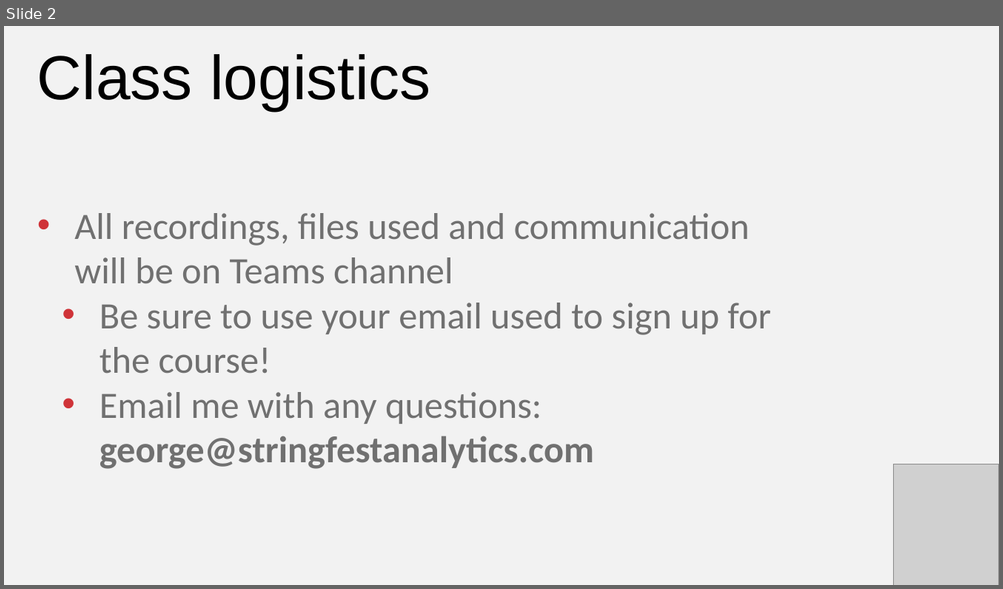
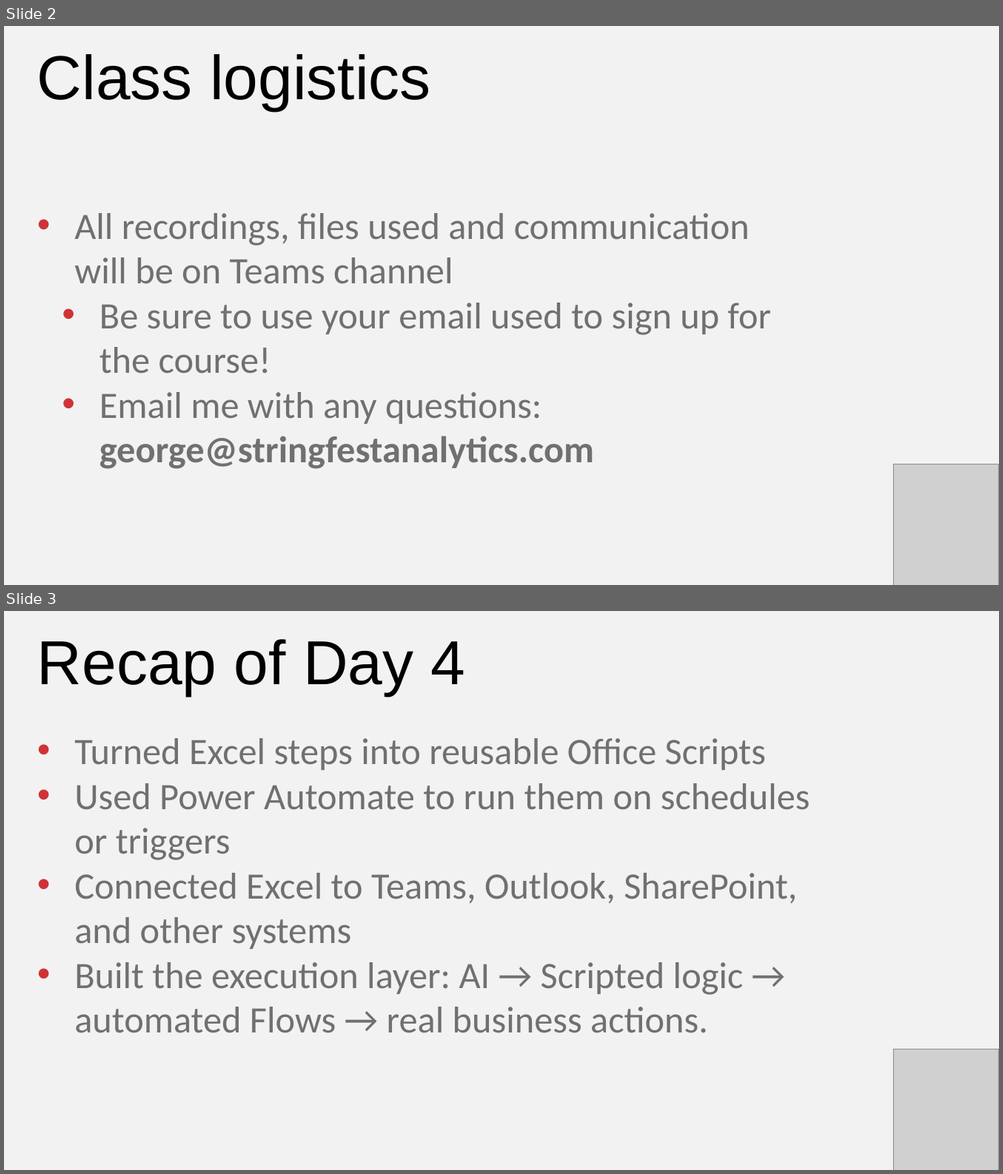
Before and after one commit to stringfestdata/ai-for-excel-in-a-week, a slide deck: day-5-copilot-studio/day-5-copilot-studio.pptx. Shown one above the other, each under a label of ours: slide 2 before the commit, slides 2 and 3 after it. The pictures are 1003x589 and 1003x1174 pixels, drawn with LibreOffice and Linux fonts; fonts in the diff are those of the drawing; grey boxes stand for pictures. Boxes give left, top, right and bottom in pixels: in the first picture for what was removed or moved away, otherwise in the second. Text is boxed around its words. In the diff, an @@ line names an element or a change of style, - is before the commit and + after.

```diff
--- a/day-5-copilot-studio/day-5-copilot-studio.pptx
+++ b/day-5-copilot-studio/day-5-copilot-studio.pptx
@@ slide 3 added at [4,611,999,1170], background #F2F2F2 @@
@@ text added at [37,639,466,696], 90 pt, text #000000 @@
+Recap of Day 4
@@ text added at [74,738,810,1034], 54 pt, text #707070 @@
+• Turned Excel steps into reusable Office Scripts
+• Used Power Automate to run them on schedules or triggers
+• Connected Excel to Teams, Outlook, SharePoint, and other systems
+• Built the execution layer: AI → Scripted logic → automated Flows → real business actions.
@@ picture added at [893,1049,998,1170] @@
```
Also in this commit, not shown: 1 slide removed, 6 other files.
